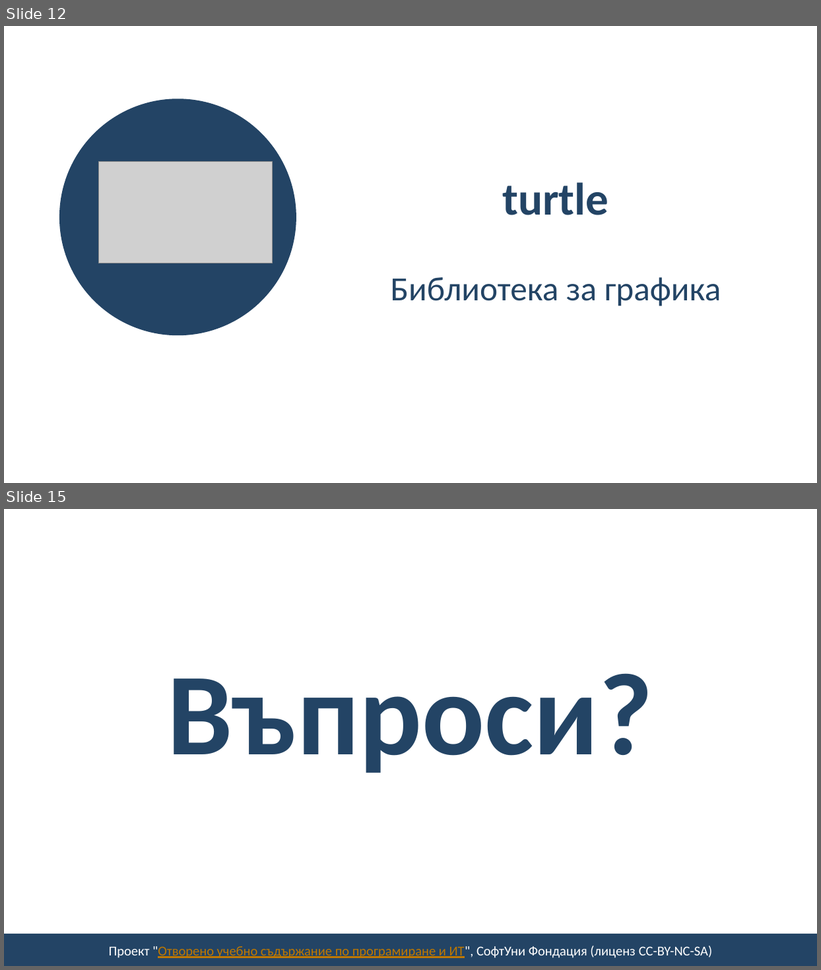
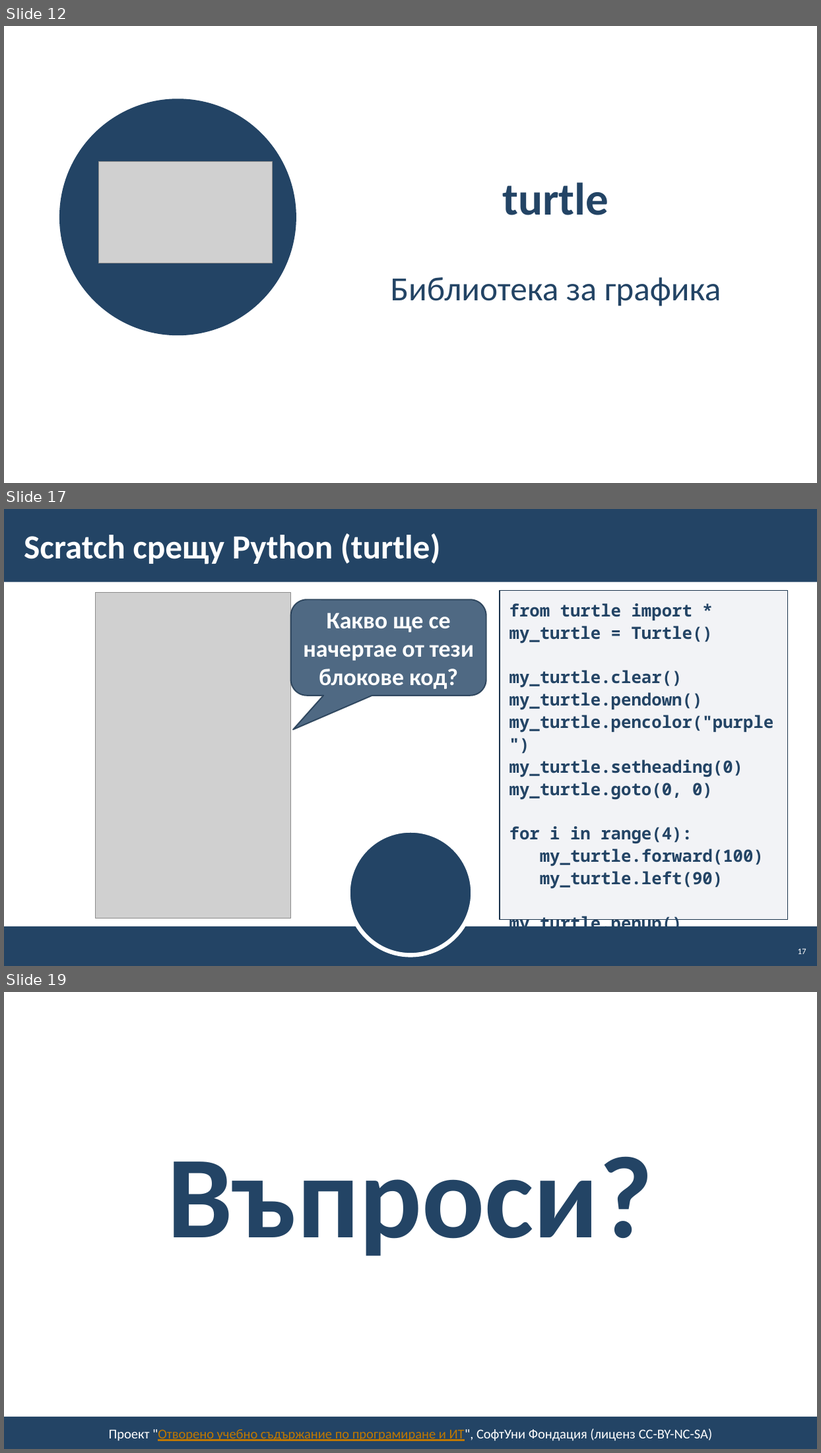
Before and after one commit to BG-IT-Edu/School-Programming, a slide deck: Courses/Computer-Modeling-and-IT/Computer-Modeling-and-IT-6-Class/27-{last-number}-Python/31-Libraries/31-Libraries.pptx. Shown one above the other, each under a label of ours: slides 12 and 15 before the commit, slides 12, 17 and 19 after it; the slides between them are not shown. The pictures are 821x970 and 821x1453 pixels, drawn with LibreOffice and Linux fonts; fonts in the diff are those of the drawing; grey boxes stand for pictures; background and template pictures are left out. Boxes give left, top, right and bottom in pixels: in the first picture for what was removed or moved away, otherwise in the second. Text is boxed around its words. In the diff, an @@ line names an element or a change of style, - is before the commit and + after.

```diff
--- a/Courses/Computer-Modeling-and-IT/Computer-Modeling-and-IT-6-Class/27-{last-number}-Python/31-Libraries/31-Libraries.pptx
+++ b/Courses/Computer-Modeling-and-IT/Computer-Modeling-and-IT-6-Class/27-{last-number}-Python/31-Libraries/31-Libraries.pptx
@@ slide 17 added at bbox=[4, 509, 817, 966], background #FFFFFF @@
@@ rectangle added at bbox=[4, 509, 817, 582], fill #234465 @@
@@ title added at bbox=[24, 533, 441, 564], 40 pt, text #FFFFFF, bold @@
+Scratch срещу Python (turtle)
@@ picture added at bbox=[96, 593, 290, 918] @@
@@ rounded speech box added at bbox=[290, 600, 486, 696], fill #234465 at 80% opacity, outline #1A334C 1.5 pt, 28 pt, text #FFFFFF, bold @@
+Какво ще се начертае от тези блокове код?
@@ rectangle added at bbox=[500, 591, 788, 920], fill #ADB4C3 at 15% opacity, outline #1A334C 1 pt, 20 pt, text #234465, bold @@
+from turtle import *
+my_turtle = Turtle()
+my_turtle.clear()
+my_turtle.pendown()
+my_turtle.pencolor("purple")
+my_turtle.setheading(0)
+my_turtle.goto(0, 0)
+for i in range(4):
+my_turtle.forward(100)
+my_turtle.left(90)
+my_turtle.penup()
@@ ellipse added at bbox=[348, 831, 473, 956], fill #234465, outline #FFFFFF 5 pt @@
@@ rectangle added at bbox=[4, 927, 817, 966], fill #234465 @@
@@ page number added at bbox=[798, 949, 807, 955], 10 pt, text #FFFFFF @@
+17
@@ what was slide 15 is now slide 19 @@
```
Also in this commit, not shown: 2 slides changed, 3 other slides added.
